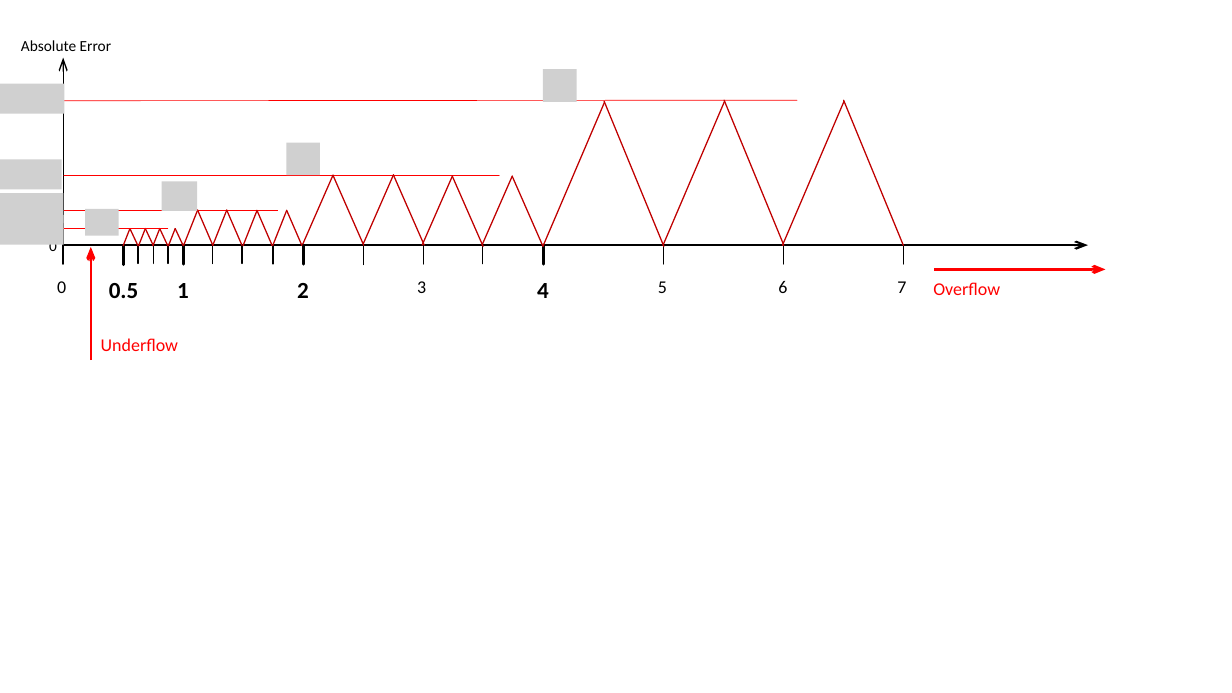
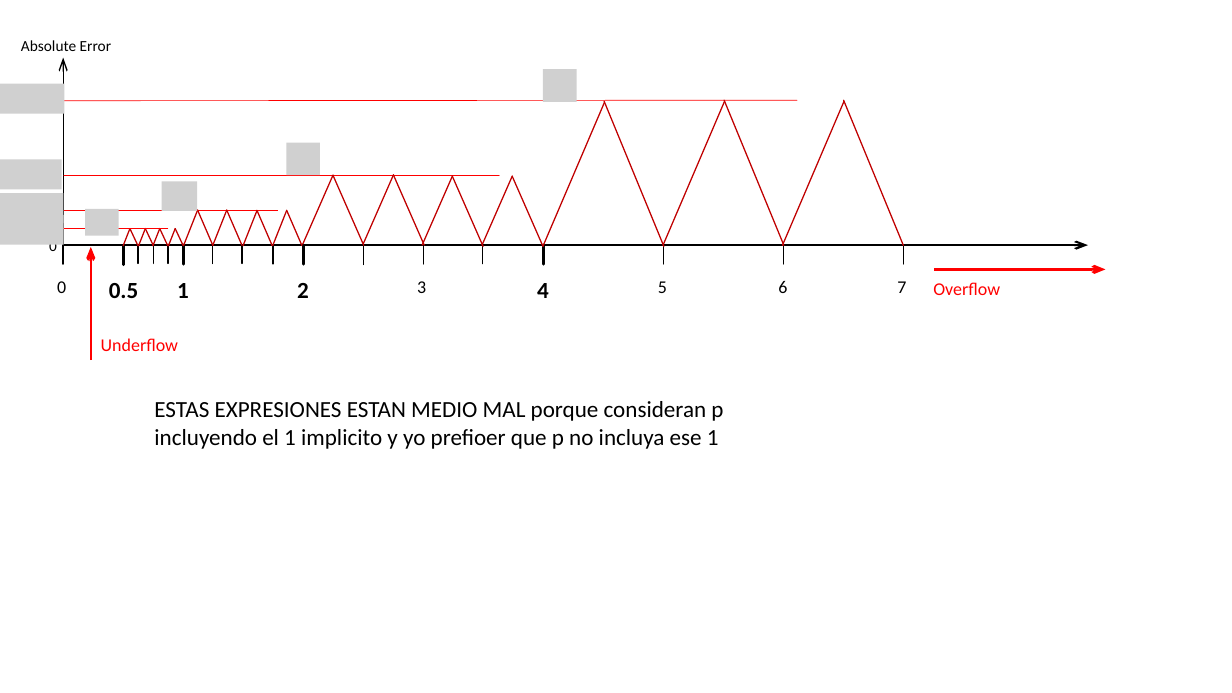
Before and after one commit to jahrWork/Advanced_programming, a slide deck: slide 4 of doc/Figures/TEMP/ParametersIEEE.pptx. Drawn at 1232x693 pixels with LibreOffice and Linux fonts; fonts in the diff are those of the drawing; grey boxes stand for pictures. Boxes give left, top, right and bottom in pixels: in the first picture for what was removed or moved away, otherwise in the second. Text is boxed around its words. In the diff, an @@ line names an element or a change of style, - is before the commit and + after.

Commit message:
ESSENTIAL CHANGES regarding p, ulps, epsilon, roundoff
THE MOST IMPORTANT IDEA, NOT TO FORGET, P IS THE NUMBER OF DIGITS EXCLUDING THE IMPLICIT 1.

CONTRARY TO THE ARTICLE: WHAT EVERY COMPUTER SCIENTIST SHOULD KNOW...

I PREFER THIS NOTATION BECAUSE THAT 1 IS NOT REALLY A DIGIT THAT ADDS PRECISION TO THE NUMBER, IT IS ALWAYS A 1

```diff
--- a/doc/Figures/TEMP/ParametersIEEE.pptx
+++ b/doc/Figures/TEMP/ParametersIEEE.pptx
@@ text added at (154,401,723,449), 18 pt, text #000000 @@
+ESTAS EXPRESIONES ESTAN MEDIO MAL porque consideran p
+incluyendo el 1 implicito y yo prefioer que p no incluya ese 1
```
Also in this commit, not shown: 1 other slide changed, 4 slides added, 3 other files.
